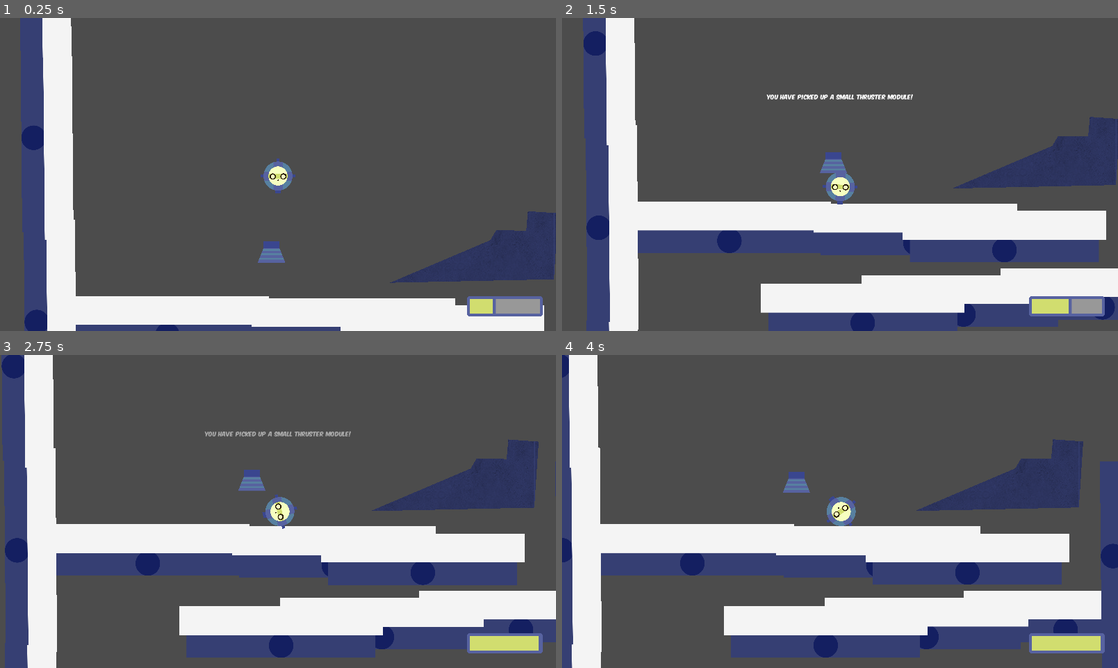
Above: before the commit, frames 1-4 (two rows, left to right).
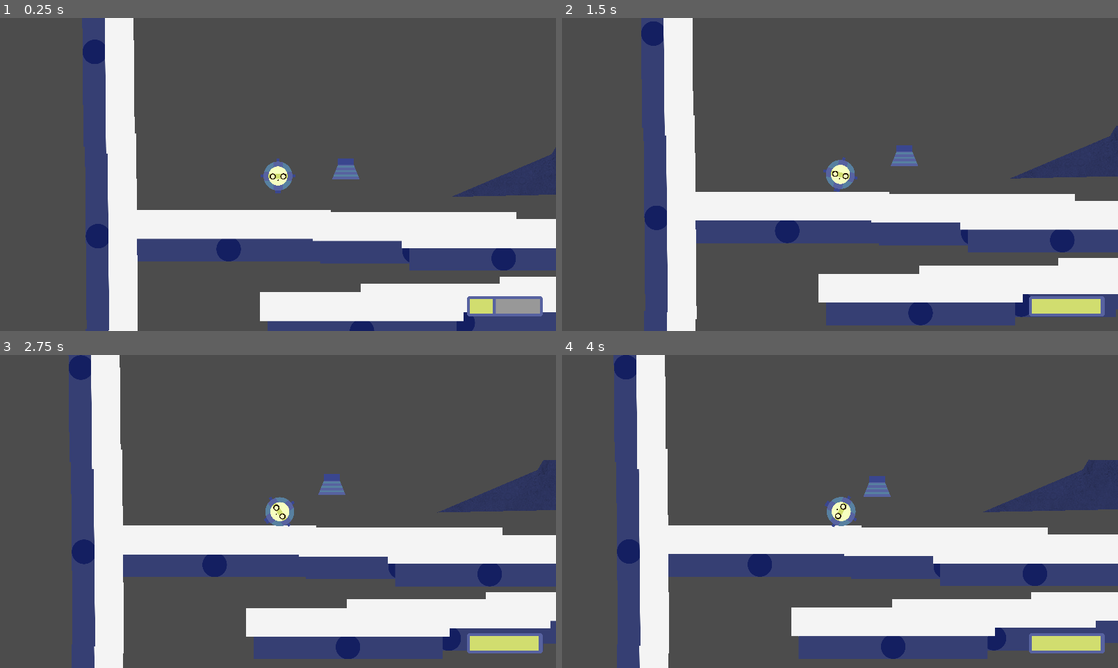
Above: after the commit, the same moments.

Repository: KoshakiDev/GodotWildJam13Mar2021
Game: Godot game, scene res://Source/Levels/Levels/DebugLevel.tscn
The game is run twice, just before and just after one commit, with the same random seed, the same clock (stepped at 60 frames per second) and the same inputs. This scene is started directly instead of the project's main scene. The engine's default icon, where the game draws it, is replaced by a stand-in: a white triangle on a blue panel in a dark square.
Inputs (mouse positions are in pixels of both pictures, inside the frame that each line leads up to):
- Up to frame 1 (0.25 s): no input
- Up to frame 2 (1.5 s): move the mouse to (962, 158) at 0.52 s; hold Right (move_right) 0.53-1.25 s; click (962, 158) at 0.6 s; drag from (728, 190) to (812, 237) at 1.27 s
- Up to frame 3 (2.75 s): move the mouse to (333, 442) at 2.02 s; hold Right (move_right) from 2.03 s (still down); hold Middle mouse button (middle_click) from 2.03 s (still down); click (333, 442) at 2.3 s
- Up to frame 4 (4 s): release Right (move_right) at 2.75 s; release Middle mouse button (middle_click) at 2.75 s; drag from (812, 574) to (673, 464) at 2.77 s; move the mouse to (1006, 558) at 3.52 s; hold Left (move_left) from 3.53 s (still down); hold Mouse wheel up (zoom_in) from 3.53 s (still down); click (1006, 558) at 3.8 s

The runs differ from the first frame. In frame 1, 39% of the frame differs, in the area x 3-100%, y 0-100%; in frame 2, 35%; in frame 3, 31%; in frame 4, 29%.
Error before the commit: Invalid get index 'level_save' (on base: 'Nil'). (res://Source/Entities/Pickups/ModulePickup.gd:32)

Commit message:
added module popup in inventory when clicking modules on character

Diff:
--- a/Source/HUD/ModuleUI/Character.gd
+++ b/Source/HUD/ModuleUI/Character.gd
@@ -8,6 +8,7 @@
 
 
 const save_name := "Character.res"
+const module_button_packed := preload("res://Source/HUD/ModuleUI/ModuleCharacterButton.tscn")
 
 # Array to keep track of all the modules (ModuleContainer) that are in the
 # character screen.
@@ -24,6 +25,7 @@
 
 onready var viewport := $MarginContainer/ViewportContainer/Viewport
 onready var modules_node: Node2D = $MarginContainer/ViewportContainer/Viewport/Modules
+onready var module_popup := $ModulePopup
 
 
 func setup(module_manager: ModuleManager) -> void:
@@ -95,7 +97,24 @@
 
 	update_connectors(module)
 
+	# TODO: use function calls for these
+	module.character_module.module.character_button.connect("module_pressed", self, "open_module_menu", [module])
+
 	emit_signal("module_registered", module)
+
+func remove_module(module: ModuleContainer) -> void:
+	if not module in modules:
+		print("Tried to remove non-existent module in character menu: %s" % module.name)
+		return
+	modules.erase(module)
+	modules_node.remove_child(module.character_module.module)
+	emit_signal("module_removed", module)
+
+# TODO: make this work
+func open_module_menu(module: ModuleContainer) -> void:
+	module_popup.set_module(module)
+	module_popup.popup_centered()
+	print("Opened menu: %s" % module.name)
 
 func on_connector_toggled(toggled: bool, module: ModuleContainer, connector: Connector) -> void:
 	if selected_module and selected_connector and toggled and connector.can_connect(selected_connector):
@@ -205,11 +224,3 @@
 	# Unset the selected module and connector.
 	selected_module = null
 	selected_connector = null
-
-func remove_module(module: ModuleContainer) -> void:
-	if not module in modules:
-		print("Tried to remove non-existent module in character menu: %s" % module.name)
-		return
-	modules.erase(module)
-	modules_node.remove_child(module.character_module.module)
-	emit_signal("module_removed", module)
--- a/Source/HUD/ModuleUI/ConnectorButton.tscn
+++ b/Source/HUD/ModuleUI/ConnectorButton.tscn
@@ -11,6 +11,7 @@
 margin_right = 10.4777
 margin_bottom = 5.76978
 focus_mode = 0
+mouse_filter = 1
 theme = ExtResource( 3 )
 custom_styles/hover = ExtResource( 2 )
 custom_styles/pressed = ExtResource( 4 )
--- /dev/null
+++ b/Source/HUD/ModuleUI/ModuleCharacterButton.gd
@@ -0,0 +1,8 @@
+extends Area2D
+
+signal module_pressed()
+
+
+func _on_ModuleCharacterButton_input_event(viewport: Node, event: InputEvent, shape_idx: int) -> void:
+	if event.is_action_released("left_click"):
+		emit_signal("module_pressed")
--- /dev/null
+++ b/Source/HUD/ModuleUI/ModuleCharacterButton.tscn
@@ -0,0 +1,10 @@
+[gd_scene load_steps=2 format=2]
+
+[ext_resource path="res://Source/HUD/ModuleUI/ModuleCharacterButton.gd" type="Script" id=1]
+
+[node name="ModuleCharacterButton" type="Area2D"]
+monitoring = false
+monitorable = false
+script = ExtResource( 1 )
+
+[connection signal="input_event" from="." to="." method="_on_ModuleCharacterButton_input_event"]
--- /dev/null
+++ b/Source/HUD/ModuleUI/ModulePopup.gd
@@ -0,0 +1,20 @@
+extends PopupPanel
+
+
+# The name of the module
+var module_name: String
+# A list of keybinds that can be set, should be an array of Dictionaries
+# with {name, displayname}
+var module_keybinds: Array
+# A list of values for the module that should have a slider
+var module_sliders: Array
+# A list of values for the module that should have a numeric value
+var module_nums: Array
+
+func set_module(module: ModuleContainer) -> void:
+	module_name = module.display_name
+
+	update_ui()
+
+func update_ui() -> void:
+	$MarginContainer/VBoxContainer/ModuleName.text = module_name
--- /dev/null
+++ b/Source/HUD/ModuleUI/ModulePopup.tscn
@@ -0,0 +1,43 @@
+[gd_scene load_steps=4 format=2]
+
+[ext_resource path="res://Source/HUD/ModuleUI/ModulePopup.gd" type="Script" id=1]
+[ext_resource path="res://Resources/Fonts/ModuleTitlesFont_2.tres" type="DynamicFont" id=2]
+[ext_resource path="res://Resources/Fonts/ModuleStandardFont_2.tres" type="DynamicFont" id=3]
+
+[node name="ModulePopup" type="PopupPanel"]
+margin_right = 8.0
+margin_bottom = 8.0
+script = ExtResource( 1 )
+
+[node name="MarginContainer" type="MarginContainer" parent="."]
+margin_left = 4.0
+margin_top = 4.0
+margin_right = 172.0
+margin_bottom = 56.0
+custom_constants/margin_right = 10
+custom_constants/margin_top = 10
+custom_constants/margin_left = 10
+custom_constants/margin_bottom = 10
+
+[node name="VBoxContainer" type="VBoxContainer" parent="MarginContainer"]
+margin_left = 10.0
+margin_top = 10.0
+margin_right = 306.0
+margin_bottom = 74.0
+custom_constants/separation = 15
+
+[node name="ModuleName" type="Label" parent="MarginContainer/VBoxContainer"]
+margin_right = 296.0
+margin_bottom = 64.0
+custom_fonts/font = ExtResource( 2 )
+text = "PlayerHead"
+
+[node name="HSeparator" type="HSeparator" parent="MarginContainer/VBoxContainer"]
+margin_right = 40.0
+margin_bottom = 4.0
+
+[node name="Label" type="Label" parent="MarginContainer/VBoxContainer"]
+margin_right = 40.0
+margin_bottom = 14.0
+custom_fonts/font = ExtResource( 3 )
+text = "More info here"
--- a/Source/HUD/ModuleUI/ModuleUI.tscn
+++ b/Source/HUD/ModuleUI/ModuleUI.tscn
@@ -1,11 +1,13 @@
-[gd_scene load_steps=7 format=2]
+[gd_scene load_steps=9 format=2]
 
 [ext_resource path="res://Source/HUD/ModuleUI/ModuleUI.gd" type="Script" id=1]
 [ext_resource path="res://Resources/Fonts/ModuleTitlesFont_2.tres" type="DynamicFont" id=2]
+[ext_resource path="res://Source/HUD/ModuleUI/ModuleViewportContainer.gd" type="Script" id=3]
 [ext_resource path="res://Source/HUD/ModuleUI/Character.gd" type="Script" id=4]
 [ext_resource path="res://Source/HUD/ModuleUI/Inventory.gd" type="Script" id=5]
 [ext_resource path="res://Source/HUD/ZoomCamera2D.gd" type="Script" id=6]
 [ext_resource path="res://Source/HUD/ModuleUI/Viewport.gd" type="Script" id=7]
+[ext_resource path="res://Source/HUD/ModuleUI/ModulePopup.tscn" type="PackedScene" id=8]
 
 [node name="ModuleUI" type="MarginContainer"]
 visible = false
@@ -90,6 +92,7 @@
 margin_bottom = 740.0
 mouse_filter = 2
 stretch = true
+script = ExtResource( 3 )
 
 [node name="Viewport" type="Viewport" parent="Panel/MarginContainer/HBoxContainer/Character/MarginContainer/ViewportContainer"]
 pause_mode = 2
@@ -98,6 +101,7 @@
 disable_3d = true
 usage = 0
 render_target_update_mode = 0
+physics_object_picking = true
 script = ExtResource( 7 )
 
 [node name="Modules" type="Node2D" parent="Panel/MarginContainer/HBoxContainer/Character/MarginContainer/ViewportContainer/Viewport"]
@@ -108,6 +112,8 @@
 script = ExtResource( 6 )
 
 [node name="Tween" type="Tween" parent="Panel/MarginContainer/HBoxContainer/Character/MarginContainer/ViewportContainer/Viewport/Camera2D"]
+
+[node name="ModulePopup" parent="Panel/MarginContainer/HBoxContainer/Character" instance=ExtResource( 8 )]
 
 [node name="VSeparator" type="VSeparator" parent="Panel/MarginContainer/HBoxContainer"]
 margin_left = 801.0
--- /dev/null
+++ b/Source/HUD/ModuleUI/ModuleViewportContainer.gd
@@ -0,0 +1,9 @@
+extends ViewportContainer
+
+onready var viewport = get_node("Viewport")
+
+func _ready():
+	set_process_input(true)
+
+func _gui_input(event: InputEvent) -> void:
+	viewport.unhandled_input(event)
--- a/Source/Levels/Levels/DebugLevel.tscn
+++ b/Source/Levels/Levels/DebugLevel.tscn
@@ -81,13 +81,12 @@
 polygon = PoolVector2Array( 767.753, 371.571, 1113.86, 224.737, 1134.84, 190.276, 1238.22, 191.774, 1244.21, 124.35, 1349.1, 131.842, 1334.11, 359.585 )
 
 [node name="Player" parent="." instance=ExtResource( 4 )]
-position = Vector2( 711.489, -219.755 )
-gravity_scale = 3.0
+position = Vector2( 500.061, 76.6215 )
 
 [node name="Objects" type="Node2D" parent="."]
 
 [node name="ModulePickup" parent="Objects" instance=ExtResource( 6 )]
-position = Vector2( 690.801, 74.6859 )
+position = Vector2( 736.107, 84.1246 )
 module_scene = ExtResource( 7 )
 
 [node name="UILayer" type="CanvasLayer" parent="."]
@@ -96,6 +95,5 @@
 
 [node name="ModuleUI" parent="UILayer" instance=ExtResource( 5 )]
 pause_mode = 2
-visible = false
 
 [editable path="Platforms/PlatformPolygon"]
--- a/Source/Modules/CharacterModule.gd
+++ b/Source/Modules/CharacterModule.gd
@@ -4,4 +4,5 @@
 
 # This needs to be here so the cosntructor fo the super class is called properly.
 func _init(module: Module).(module):
-	pass
+	yield(module, "ready")
+	module.enable_module_character_button()
--- a/Source/Modules/Head/PlayerHead.tscn
+++ b/Source/Modules/Head/PlayerHead.tscn
@@ -23,6 +23,10 @@
 [node name="PlayerHead" instance=ExtResource( 1 )]
 script = ExtResource( 4 )
 display_name = "Player Head"
+mouse_collider = NodePath("CollisionBoxes/HeadCollider")
+roll_speed = 150.0
+rotation_speed = 5.0
+rotation_accel = 0.1
 
 [node name="Sprite" type="Sprite" parent="." index="0"]
 scale = Vector2( 0.2, 0.2 )
@@ -32,20 +36,24 @@
 shape = SubResource( 1 )
 
 [node name="BottomConnectorCollider" type="CollisionShape2D" parent="CollisionBoxes" index="1"]
+visible = false
 position = Vector2( 0, 54.5 )
 shape = SubResource( 2 )
 
 [node name="LeftConnectorCollider" type="CollisionShape2D" parent="CollisionBoxes" index="2"]
+visible = false
 position = Vector2( -55, 0 )
 shape = SubResource( 3 )
 disabled = true
 
 [node name="RightConnectorCollider" type="CollisionShape2D" parent="CollisionBoxes" index="3"]
+visible = false
 position = Vector2( 55, -0.1 )
 shape = SubResource( 4 )
 disabled = true
 
 [node name="TopConnectorCollider" type="CollisionShape2D" parent="CollisionBoxes" index="4"]
+visible = false
 position = Vector2( 0, -55 )
 shape = SubResource( 5 )
 disabled = true
--- a/Source/Modules/Module.gd
+++ b/Source/Modules/Module.gd
@@ -25,12 +25,18 @@
 # Temporary! Will be used when this action is pressed.
 export var use_action: String
 
+# Used for in the UI to make modules clickable
+export var mouse_collider: NodePath
+
 
 var connectors := []
 
 var _body: RigidBody2D
 
 var center_position: Position2D
+
+# TODO: remove these as globals and expose functions for their use cases
+onready var character_button := $ModuleCharacterButton
 
 ## Override functions:
 
@@ -49,6 +55,17 @@
 	connectors = $Connections.get_children()
 	center_position = $CenterPosition
 
+func enable_module_character_button() -> void:
+	print("inside tree: %s" % is_inside_tree())
+	if (not mouse_collider):
+		return
+	if $ModuleCharacterButton.get_child_count() == 0:
+		$ModuleCharacterButton.add_child(get_node(mouse_collider).duplicate())
+	$ModuleCharacterButton.input_pickable = true
+
+func disable_module_character_button() -> void:
+	$ModuleCharacterButton.input_pickable = false
+
 # Returns the first match for a connector with the specified direction.
 # Returns null if none are found.
 func get_connector_in(direction: Vector2) -> Connector:
--- a/Source/Modules/Module.tscn
+++ b/Source/Modules/Module.tscn
@@ -1,10 +1,9 @@
-[gd_scene load_steps=2 format=2]
+[gd_scene load_steps=3 format=2]
 
 [ext_resource path="res://Source/Modules/Module.gd" type="Script" id=1]
+[ext_resource path="res://Source/HUD/ModuleUI/ModuleCharacterButton.tscn" type="PackedScene" id=2]
 
-[node name="Module" type="Node2D" groups=[
-"modules",
-]]
+[node name="Module" type="Node2D" groups=["modules"]]
 script = ExtResource( 1 )
 
 [node name="CollisionBoxes" type="Node2D" parent="."]
@@ -12,3 +11,5 @@
 [node name="Connections" type="Node2D" parent="."]
 
 [node name="CenterPosition" type="Position2D" parent="."]
+
+[node name="ModuleCharacterButton" parent="." instance=ExtResource( 2 )]
